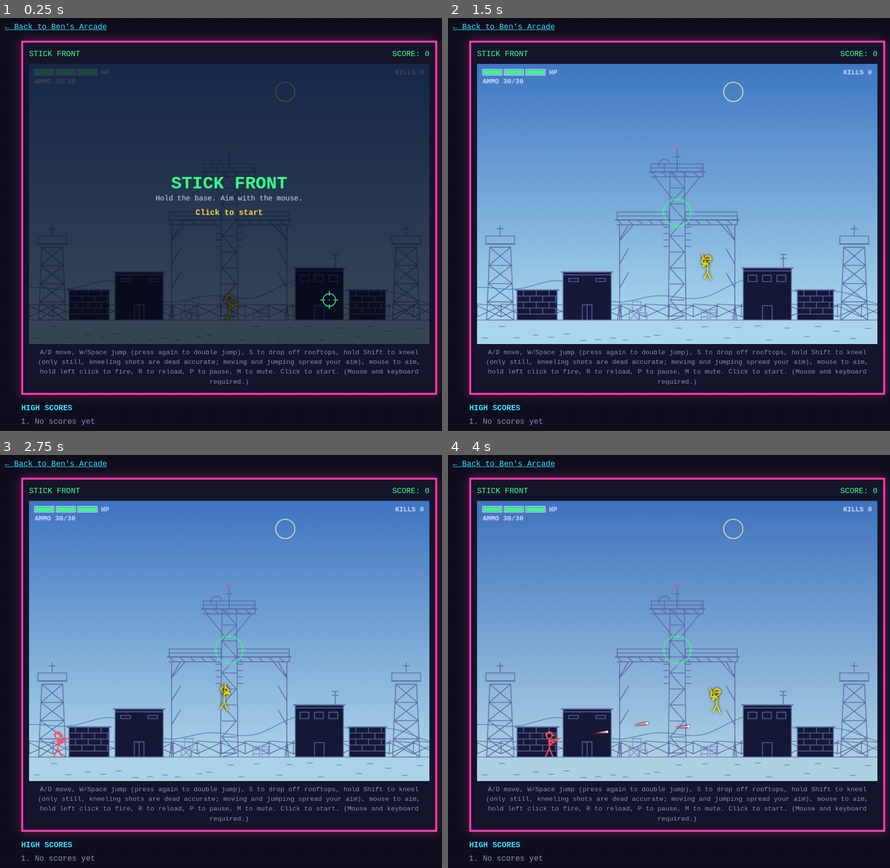
Above: before the commit, frames 1-4 (two rows, left to right).
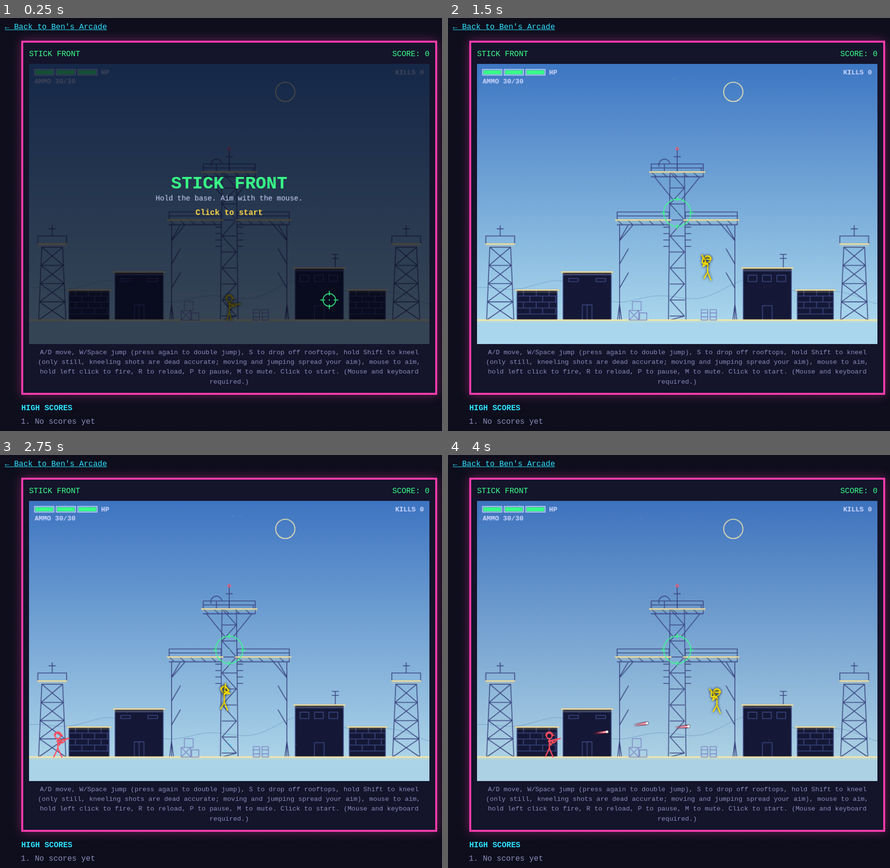
Above: after the commit, the same moments.

Repository: omegacoo/arcade
Game: browser game, page games/stick-front/index.html
The game is run twice, just before and just after one commit, with the same random seed, the same clock (stepped at 60 frames per second) and the same inputs.
Inputs:
- Up to frame 1 (0.25 s): no input
- Up to frame 2 (1.5 s): click "Click to start" at 0.27 s; hold Right from 1.03 s (still down); tap Space at 1.1 s
- Up to frame 3 (2.75 s): release Right at 1.53 s; hold Down 1.58-1.85 s; tap Space at 1.6, 2.1, 2.6 s; hold Left 1.9-2.47 s; hold Up from 2.52 s (still down)
- Up to frame 4 (4 s): release Up at 2.82 s; hold Right 2.87-3.53 s; tap Space at 3.1, 3.6 s; hold Up 3.58-3.82 s; hold Left from 3.87 s (still down)

The runs differ from the first frame. In frame 1, 0.6% of the frame differs, in the area x 6-98%, y 37-75%; in frame 2, 2.6%, in the area x 6-98%, y 32-79%; in frame 3, 2.6%; in frame 4, 2.6%.

Commit message:
Stick Front: calm the background, highlight walkable surfaces
Co-Authored-By: Claude Sonnet 5.5 <noreply@anthropic.com>

Diff:
--- a/games/stick-front/game.js
+++ b/games/stick-front/game.js
@@ -1037,8 +1037,8 @@
     ctx.lineJoin = "round";
 
     // far hills (parallax 0.2)
-    ctx.strokeStyle = sky3("#4f86b8", "#7a4a7a", "#2d3566");
-    ctx.lineWidth = 2;
+    ctx.strokeStyle = sky3("#6a9cc6", "#8a5a85", "#262d5a");
+    ctx.lineWidth = 1;
     ctx.beginPath();
     var fx = camX * 0.2;
     for (var x = -10; x <= W + 10; x += 10) {
@@ -1048,37 +1048,15 @@
     }
     ctx.stroke();
 
-    // perimeter fence (parallax 0.75)
-    ctx.strokeStyle = "#4a5688";
-    ctx.lineWidth = 1.5;
-    ctx.beginPath();
-    var f2 = camX * 0.75, post = 60;
-    var p0 = Math.floor(f2 / post) - 1;
-    for (var k = p0; k <= p0 + W / post + 3; k++) {
-      var px = k * post - f2;
-      line(px, GY - 8, px, GY - 40);
-      line(px, GY - 40, px + post, GY - 36);
-      line(px, GY - 8, px + post, GY - 36);
-      line(px, GY - 36, px + post, GY - 8);
-    }
-    ctx.stroke();
-
     drawBase();
 
     // ground
-    ctx.strokeStyle = "#6a77b0";
-    ctx.lineWidth = 2;
+    ctx.fillStyle = "rgba(255,230,120,0.14)";
+    ctx.fillRect(0, GY, W, 7);
+    ctx.strokeStyle = "#ffe9a0";
+    ctx.lineWidth = 3;
     ctx.beginPath();
     line(0, GY, W, GY);
-    ctx.stroke();
-    ctx.strokeStyle = "#3a4373";
-    ctx.lineWidth = 1;
-    ctx.beginPath();
-    var gp = Math.floor(camX / 40) - 1;
-    for (var q = gp; q < gp + W / 40 + 3; q++) {
-      var gx = q * 40 - camX + hash(q + 3) * 20;
-      line(gx, GY + 12 + hash(q) * 40, gx + 14, GY + 12 + hash(q) * 40);
-    }
     ctx.stroke();
 
     // props in the yard between the buildings
@@ -1089,7 +1067,7 @@
   function drawBase() {
     ctx.lineWidth = 2;
     // central radar/comms tower that the high catwalks hang off
-    ctx.strokeStyle = "#5967a3";
+    ctx.strokeStyle = "#3b4680";
     ctx.beginPath();
     line(482, 270, 478, GY); line(518, 270, 522, GY);
     for (var my = 270; my < GY; my += 40) {
@@ -1109,10 +1087,10 @@
     ctx.beginPath();
     ctx.arc(500, 212, 3, 0, Math.PI * 2);
     ctx.stroke();
-    ctx.strokeStyle = "#5967a3";
+    ctx.strokeStyle = "#3b4680";
     STRUCTS.forEach(function (s) {
       var x = s.x, w = s.w, t = s.top, h = GY - t;
-      ctx.strokeStyle = "#5967a3";
+      ctx.strokeStyle = "#3b4680";
       ctx.fillStyle = "#141836";
       if (s.type === "deck") {
         // catwalk off the central radar tower: truss underside, outer support leg, railing
@@ -1204,6 +1182,17 @@
         ctx.stroke();
       }
     });
+    // walkable surfaces stand out: bright edge over a soft glow
+    STRUCTS.forEach(function (s) {
+      var x0 = s.type === "tower" ? s.x - 8 : s.x - 4, x1 = s.type === "tower" ? s.x + s.w + 8 : s.x + s.w + 4;
+      ctx.fillStyle = "rgba(255,230,120,0.14)";
+      ctx.fillRect(x0, s.top, x1 - x0, 7);
+      ctx.strokeStyle = "#ffe9a0";
+      ctx.lineWidth = 3;
+      ctx.beginPath();
+      line(x0, s.top, x1, s.top);
+      ctx.stroke();
+    });
   }
 
   function drawProp(type, x, y) {
--- a/games/stick-front/index.html
+++ b/games/stick-front/index.html
@@ -25,6 +25,6 @@
     </section>
   </div>
   <script src="../../js/scores.js"></script>
-  <script src="game.js"></script>
+  <script src="game.js?v=2"></script>
 </body>
 </html>
--- a/updated.txt
+++ b/updated.txt
@@ -1 +1 @@
-2026-11-02T18:40:57Z
+2026-11-02T18:44:03Z
